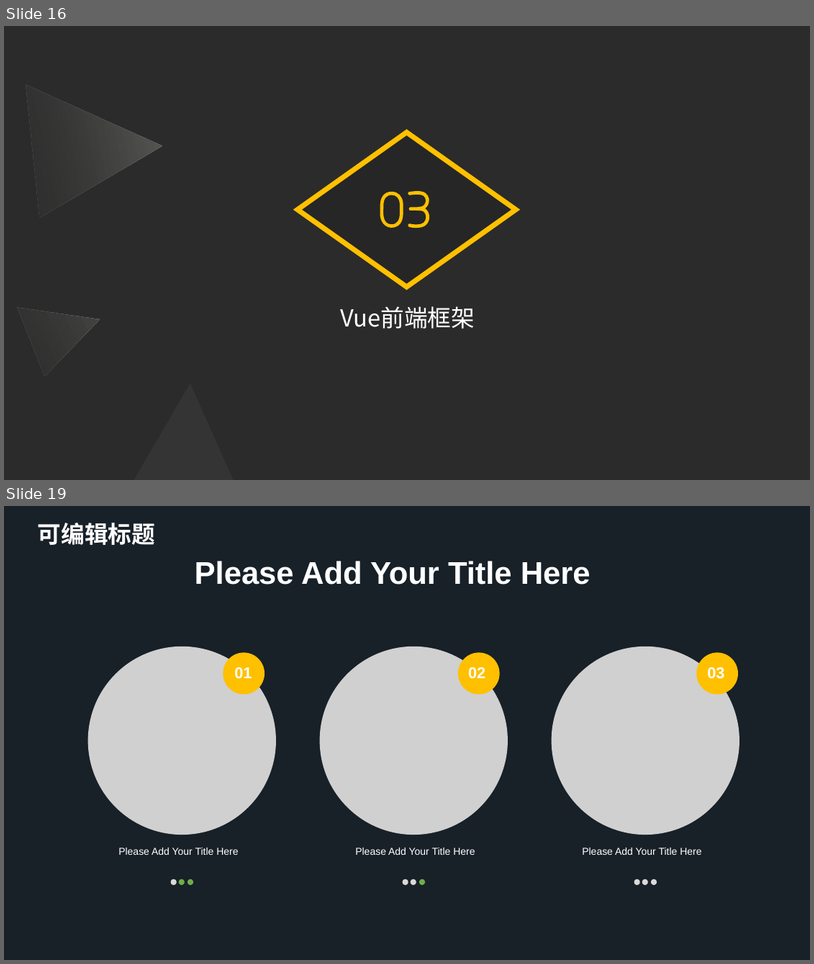
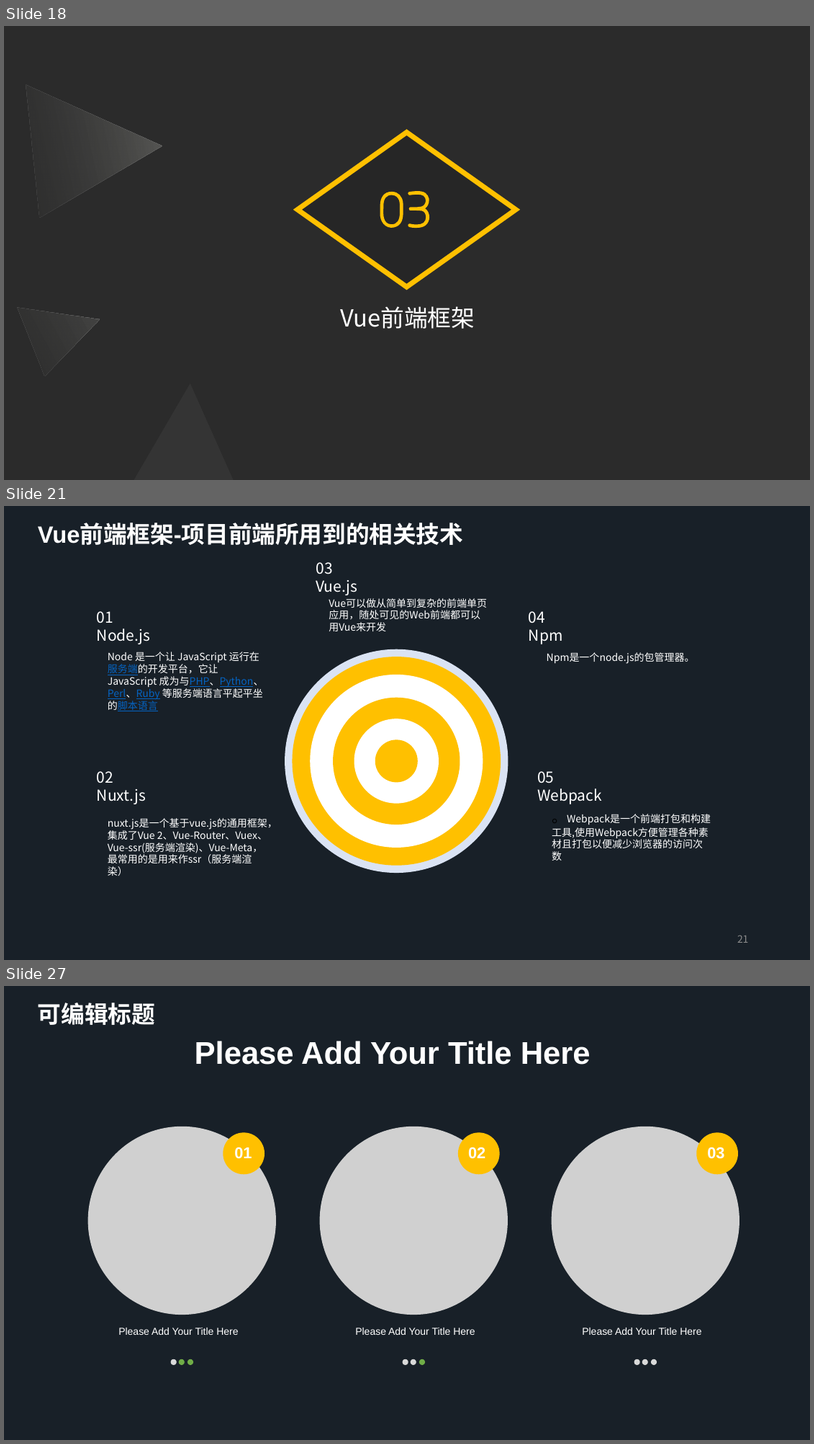
Before and after one commit to Software-Training/Development-steps, a slide deck: 项目架构与框架.pptx. Shown one above the other, each under a label of ours: slides 16 and 19 before the commit, slides 18, 21 and 27 after it; the slides between them are not shown. The pictures are 814x964 and 814x1444 pixels, drawn with LibreOffice and Linux fonts; fonts in the diff are those of the drawing; grey boxes stand for pictures; background and template pictures are left out; a plain dark background stands for a picture behind light text. Boxes give left, top, right and bottom in pixels: in the first picture for what was removed or moved away, otherwise in the second. Text is boxed around its words. In the diff, an @@ line names an element or a change of style, - is before the commit and + after.

```diff
--- a/项目架构与框架.pptx
+++ b/项目架构与框架.pptx
@@ slide 21 added at <box>4,506,810,960</box>, background #182028 @@
@@ text added at <box>38,524,463,547</box>, 28 pt, text #FFFFFF, bold @@
+Vue前端框架-项目前端所用到的相关技术
@@ text added at <box>316,562,358,595</box>, 18 pt, text #FFFFFF @@
+03
+Vue.js
@@ text added at <box>97,611,151,644</box>, 18 pt, text #FFFFFF @@
+01
+Node.js
@@ text added at <box>329,610,481,620</box>, 12 pt, text #FFFFFF @@
+Vue可以做从简单到复杂的前端单页应用，随处可见的Web前端都可以用Vue来开发
@@ text added at <box>529,611,563,644</box>, 18 pt, text #FFFFFF @@
+04
+Npm
@@ text added at <box>108,651,264,711</box>, 12 pt, text #FFFFFF @@
+Node 是一个让 JavaScript 运行在服务端的开发平台，它让 JavaScript 成为与PHP、Python、Perl、Ruby 等服务端语言平起平坐的脚本语言
@@ text added at <box>547,652,695,664</box>, 12 pt, text #FFFFFF @@
+Npm是一个node.js的包管理器。
@@ group added at <box>285,649,508,872</box>: 6 ellipses @@
@@ text added at <box>97,771,146,804</box>, 18 pt, text #FFFFFF @@
+02
+Nuxt.js
@@ text added at <box>538,771,602,804</box>, 18 pt, text #FFFFFF @@
+05
+Webpack
@@ text added at <box>552,805,709,839</box>, 12 pt, text #FFFFFF @@
+。Webpack是一个前端打包和构建工具,使用Webpack方便管理各种素材且打包以便减少浏览器的访问次数
@@ text added at <box>108,818,278,875</box>, 12 pt, text #FFFFFF @@
+nuxt.js是一个基于vue.js的通用框架，集成了Vue 2、Vue-Router、Vuex、Vue-ssr(服务端渲染)、Vue-Meta，最常用的是用来作ssr（服务端渲染）
@@ page number added at <box>738,934,749,942</box>, 12 pt, text #8C8C8C @@
+21
@@ what was slide 16 is now slide 18 @@
@@ what was slide 19 is now slide 27 @@
```
Also in this commit, not shown: 11 slides changed, 7 other slides added, 7 slides removed.
